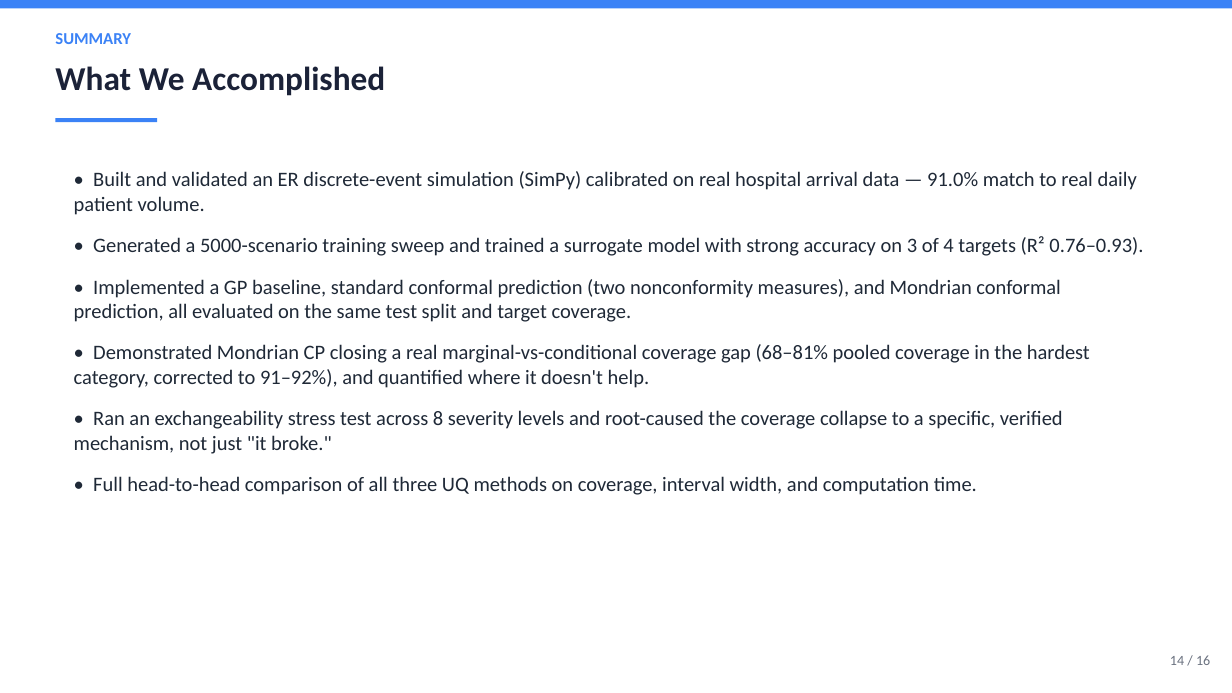
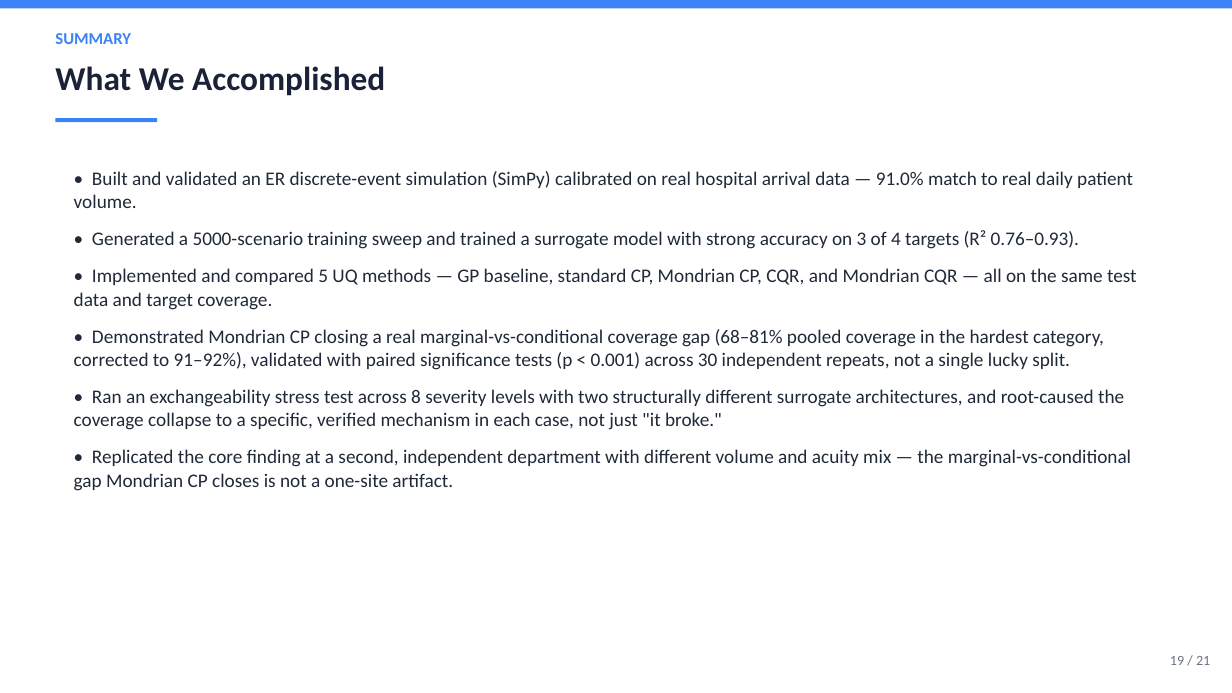
Before and after one commit to DUNE-ODYSSEY/Mondrian-Conformal-Prediction-On-Discrete-Event-Simulation, a slide deck: slide 19 of slides/full_project_results.pptx (slide 14 before the commit). Drawn at 1232x693 pixels with LibreOffice and Linux fonts; fonts in the diff are those of the drawing. Boxes give left, top, right and bottom in pixels: in the first picture for what was removed or moved away, otherwise in the second. Text is boxed around its words. In the diff, an @@ line names an element or a change of style, - is before the commit and + after.

Commit message:
Publication-rigor upgrade part 5: consolidate 30-repeat significance, CQR, MLP, and Dept B findings into full_project_results.pptx (21 slides); fix same multi-line table bug in this script too

```diff
--- a/slides/full_project_results.pptx
+++ b/slides/full_project_results.pptx
@@ text at (74, 171, 1133, 249): size 16 to 15 pt in "• Built and validated an ER discrete-event ...", "• Generated a 5000-scenario training sweep and ..."; less space between paragraphs @@
@@ text at (74, 268, 1137, 491): text changed; size 16 to 15 pt @@
-• Implemented a GP baseline, standard conformal prediction (two nonconformity measures), and Mondrian conformal prediction, all evaluated on the same test split and target coverage.
-• Demonstrated Mondrian CP closing a real marginal-vs-conditional coverage gap (68–81% pooled coverage in the hardest category, corrected to 91–92%), and quantified where it doesn't help.
-• Ran an exchangeability stress test across 8 severity levels and root-caused the coverage collapse to a specific, verified mechanism, not just "it broke."
-• Full head-to-head comparison of all three UQ methods on coverage, interval width, and computation time.
+• Implemented and compared 5 UQ methods — GP baseline, standard CP, Mondrian CP, CQR, and Mondrian CQR — all on the same test data and target coverage.
+• Demonstrated Mondrian CP closing a real marginal-vs-conditional coverage gap (68–81% pooled coverage in the hardest category, corrected to 91–92%), validated with paired significance tests (p < 0.001) across 30 independent repeats, not a single lucky split.
+• Ran an exchangeability stress test across 8 severity levels with two structurally different surrogate architectures, and root-caused the coverage collapse to a specific, verified mechanism in each case, not just "it broke."
+• Replicated the core finding at a second, independent department with different volume and acuity mix — the marginal-vs-conditional gap Mondrian CP closes is not a one-site artifact.
@@ text at (1170, 656, 1210, 665): text changed @@
-14 / 16
+19 / 21
```
Also in this commit, not shown: 15 other slides changed, 5 slides added, 4 other files.
